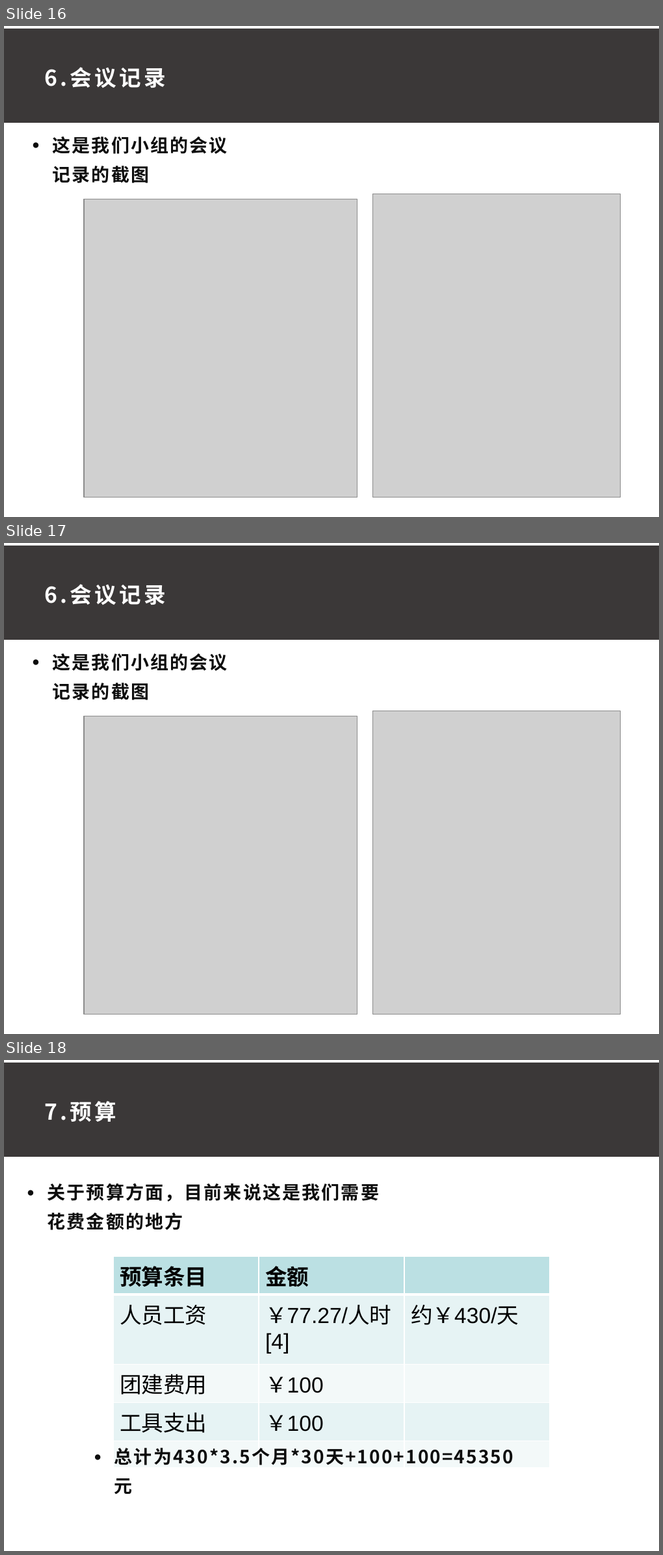
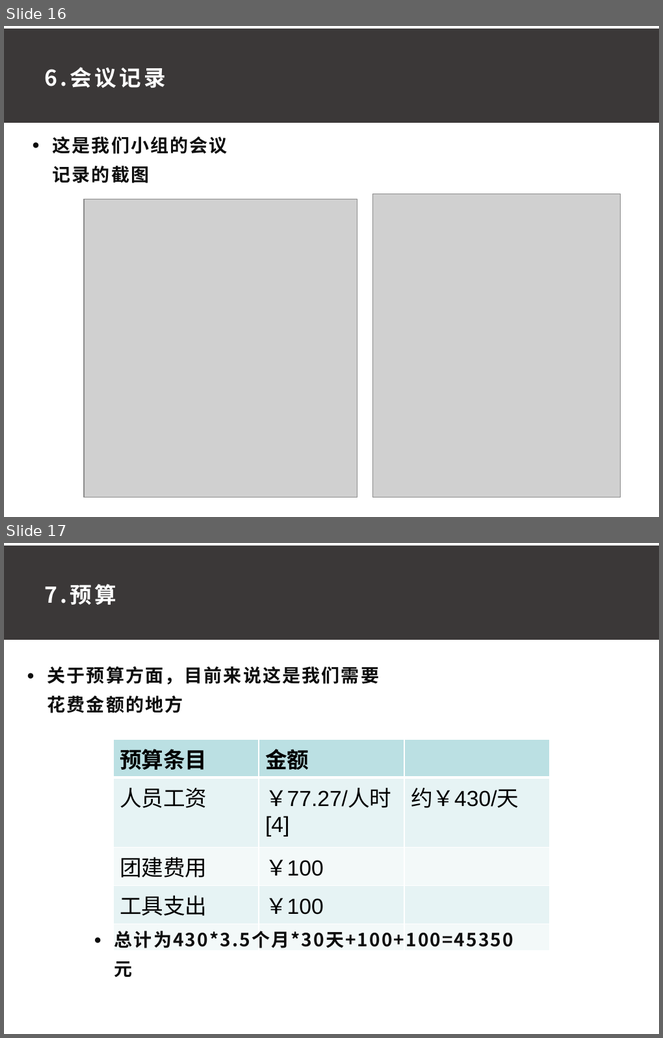
Before and after one commit to ConstanTWT/SE2020-G01, a slide deck: 项目计划书/G01小组项目计划PPT0.4.pptx. Shown one above the other, each under a label of ours: slides 16, 17 and 18 before the commit, slides 16 and 17 after it. The pictures are 663x1555 and 663x1038 pixels, drawn with LibreOffice and Linux fonts; fonts in the diff are those of the drawing; grey boxes stand for pictures. Boxes give left, top, right and bottom in pixels: in the first picture for what was removed or moved away, otherwise in the second. Text is boxed around its words. In the diff, an @@ line names an element or a change of style, - is before the commit and + after.

```diff
--- a/项目计划书/G01小组项目计划PPT0.4.pptx
+++ b/项目计划书/G01小组项目计划PPT0.4.pptx
@@ slide 17 removed at bbox=[4, 543, 659, 1034], background #FFFFFF @@
@@ rectangle removed at bbox=[4, 546, 659, 640] @@
@@ text removed at bbox=[45, 584, 166, 605] @@
-6.会议记录
@@ text removed at bbox=[53, 653, 228, 700] @@
-● 这是我们小组的会议记录的截图
@@ picture removed at bbox=[84, 717, 357, 1015] @@
@@ picture removed at bbox=[373, 711, 621, 1015] @@
@@ what was slide 18 is now slide 17 @@
```
Also in this commit, not shown: 3 slides changed, 2 other files.
